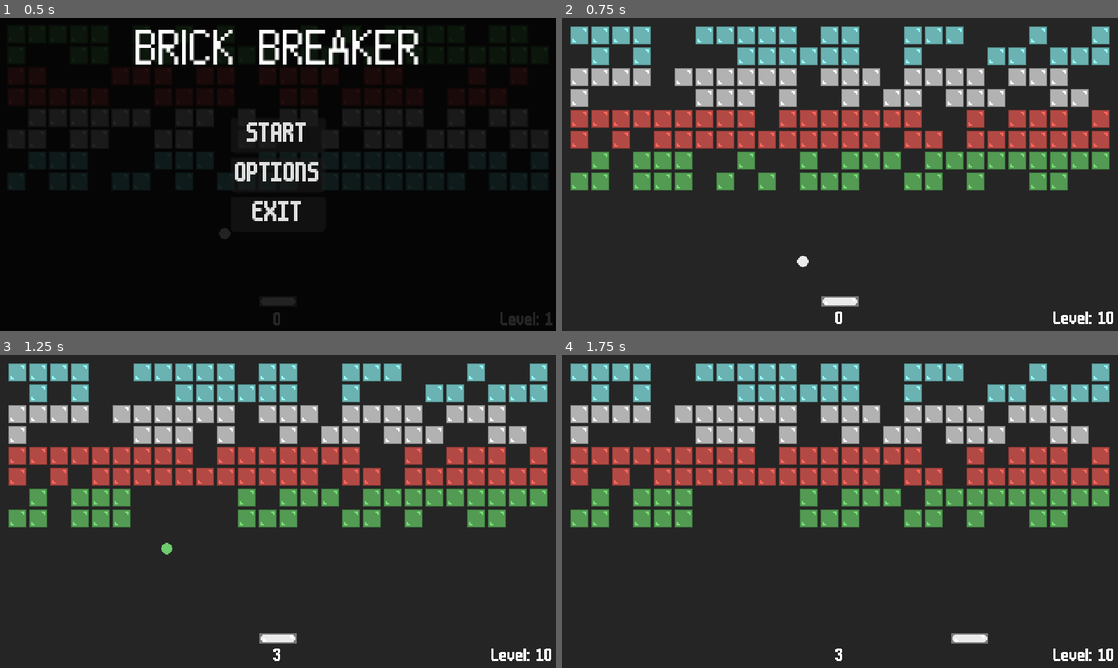
Above: before the commit, frames 1-4 (two rows, left to right).
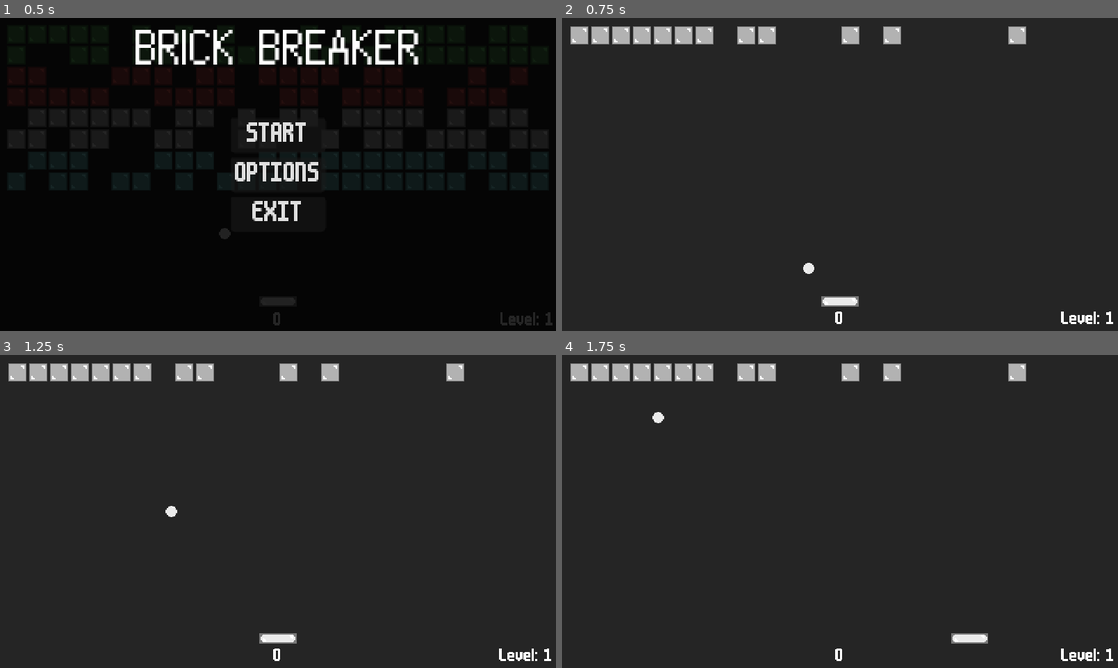
Above: after the commit, the same moments.

Repository: ConnorJWheatley/Brick-Breaker
Game: Godot game, scene res://scenes/main_game.tscn
Same seed, same stepped clock (60 frames per second), same inputs: the game is played once before the commit and once after it.
Inputs:
- Up to frame 1 (0.5 s): no input
- Up to frame 2 (0.75 s): click "START" at 0.5 s
- Up to frame 3 (1.25 s): no input
- Up to frame 4 (1.75 s): hold Right (ui_right) from 1.28 s (still down)

Frame 1 is identical in both runs. In frame 2, 27% of the frame differs, in the area x 1-100%, y 2-98%; in frame 3, 27%; in frame 4, 27%.

Commit message:
Adding sound effects and music to game. Prepping for a very early release.

Diff:
--- /dev/null
+++ b/default_bus_layout.tres
@@ -0,0 +1,15 @@
+[gd_resource type="AudioBusLayout" format=3 uid="uid://dfa8mi38idgrj"]
+
+[resource]
+bus/1/name = &"Music"
+bus/1/solo = false
+bus/1/mute = false
+bus/1/bypass_fx = false
+bus/1/volume_db = 0.0
+bus/1/send = &"Master"
+bus/2/name = &"SFX"
+bus/2/solo = false
+bus/2/mute = false
+bus/2/bypass_fx = false
+bus/2/volume_db = 0.0
+bus/2/send = &"Master"
--- a/project.godot
+++ b/project.godot
@@ -14,6 +14,10 @@
 run/main_scene="uid://c5ye4vfb86ila"
 config/features=PackedStringArray("4.6", "Forward Plus")
 config/icon="res://icon.svg"
+
+[audio]
+
+buses/default_bus_layout="uid://dfa8mi38idgrj"
 
 [autoload]
 
--- a/scenes/UI/main_menu.tscn
+++ b/scenes/UI/main_menu.tscn
@@ -5,7 +5,7 @@
 [ext_resource type="FontFile" uid="uid://hljveqphpcks" path="res://fonts/Pix32.ttf" id="2_tfcbk"]
 [ext_resource type="FontFile" uid="uid://chej3b54ptl4c" path="res://fonts/m6x11.ttf" id="3_e2p27"]
 [ext_resource type="Theme" uid="uid://2xm18xnv4ym4" path="res://themes/base_ui_theme.tres" id="4_e2p27"]
-[ext_resource type="AudioStream" uid="uid://d4l6rdp16mn73" path="res://sfx/Confirm 1.wav" id="6_ngj32"]
+[ext_resource type="AudioStream" uid="uid://d4l6rdp16mn73" path="res://audio/sfx/Confirm 1.wav" id="6_ngj32"]
 
 [node name="MainMenu" type="Control" unique_id=790724659]
 layout_mode = 3
--- a/scenes/UI/options_menu.tscn
+++ b/scenes/UI/options_menu.tscn
@@ -3,8 +3,8 @@
 [ext_resource type="Script" uid="uid://x1rql8hfdb6r" path="res://scripts/options_menu.gd" id="1_ijpji"]
 [ext_resource type="Theme" uid="uid://2xm18xnv4ym4" path="res://themes/base_ui_theme.tres" id="1_qgort"]
 [ext_resource type="FontFile" uid="uid://chej3b54ptl4c" path="res://fonts/m6x11.ttf" id="2_hm4m4"]
-[ext_resource type="AudioStream" uid="uid://d4l6rdp16mn73" path="res://sfx/Confirm 1.wav" id="4_6mmsa"]
-[ext_resource type="AudioStream" uid="uid://mpc2ir13vqc4" path="res://sfx/Cancel 1.wav" id="5_5tpni"]
+[ext_resource type="AudioStream" uid="uid://d4l6rdp16mn73" path="res://audio/sfx/Confirm 1.wav" id="4_6mmsa"]
+[ext_resource type="AudioStream" uid="uid://mpc2ir13vqc4" path="res://audio/sfx/Cancel 1.wav" id="5_5tpni"]
 
 [node name="OptionsMenu" type="Control" unique_id=147815465]
 layout_mode = 3
--- a/scenes/UI/pause_menu.tscn
+++ b/scenes/UI/pause_menu.tscn
@@ -3,7 +3,7 @@
 [ext_resource type="Theme" uid="uid://2xm18xnv4ym4" path="res://themes/base_ui_theme.tres" id="1_mko1u"]
 [ext_resource type="Script" uid="uid://dd078gdu5nbbo" path="res://scripts/pause_menu.gd" id="1_myx47"]
 [ext_resource type="FontFile" uid="uid://chej3b54ptl4c" path="res://fonts/m6x11.ttf" id="2_kukqi"]
-[ext_resource type="AudioStream" uid="uid://d4l6rdp16mn73" path="res://sfx/Confirm 1.wav" id="4_feath"]
+[ext_resource type="AudioStream" uid="uid://d4l6rdp16mn73" path="res://audio/sfx/Confirm 1.wav" id="4_feath"]
 
 [node name="PauseMenu" type="Control" unique_id=751797415]
 process_mode = 3
--- a/scenes/UI/ui_manager.tscn
+++ b/scenes/UI/ui_manager.tscn
@@ -4,7 +4,7 @@
 [ext_resource type="PackedScene" uid="uid://bngdvrrwc706" path="res://scenes/UI/pause_menu.tscn" id="1_iku3t"]
 [ext_resource type="PackedScene" uid="uid://cx7ptwtj0phjr" path="res://scenes/UI/main_menu.tscn" id="1_xyqvb"]
 [ext_resource type="PackedScene" uid="uid://dootxuic6c08o" path="res://scenes/UI/options_menu.tscn" id="2_reske"]
-[ext_resource type="AudioStream" uid="uid://bce72hf335rdc" path="res://sfx/Select 1.wav" id="5_s0kab"]
+[ext_resource type="AudioStream" uid="uid://bce72hf335rdc" path="res://audio/sfx/Select 1.wav" id="5_s0kab"]
 
 [node name="UIManager" type="CanvasLayer" unique_id=1097562864]
 process_mode = 3
--- /dev/null
+++ b/scenes/audio_manager.tscn
@@ -0,0 +1,6 @@
+[gd_scene format=3 uid="uid://c15ymvtgccstd"]
+
+[ext_resource type="Script" uid="uid://b64nh8atanho4" path="res://scripts/audio_manager.gd" id="1_8qd8g"]
+
+[node name="AudioManager" type="Node2D" unique_id=642050387]
+script = ExtResource("1_8qd8g")
--- a/scenes/ball.tscn
+++ b/scenes/ball.tscn
@@ -2,7 +2,7 @@
 
 [ext_resource type="Script" uid="uid://dc0leb1m5wt77" path="res://scripts/ball.gd" id="1_cxlvu"]
 [ext_resource type="Texture2D" uid="uid://7eq420ybp1xf" path="res://sprites/new_ball.png" id="2_cxlvu"]
-[ext_resource type="AudioStream" uid="uid://bv005lr836bn6" path="res://sfx/Hit damage 1.wav" id="3_f7cbr"]
+[ext_resource type="AudioStream" uid="uid://bv005lr836bn6" path="res://audio/sfx/Hit damage 1.wav" id="3_f7cbr"]
 
 [sub_resource type="CircleShape2D" id="CircleShape2D_4dx81"]
 radius = 5.0
@@ -23,4 +23,4 @@
 
 [node name="AudioStreamPlayer2D" type="AudioStreamPlayer2D" parent="." unique_id=1435112596]
 stream = ExtResource("3_f7cbr")
-volume_db = -15.0
+volume_db = -8.0
--- a/scenes/main_game.tscn
+++ b/scenes/main_game.tscn
@@ -5,6 +5,7 @@
 [ext_resource type="PackedScene" uid="uid://djwhkbbgpo7qi" path="res://scenes/ball.tscn" id="2_w7c3h"]
 [ext_resource type="Texture2D" uid="uid://dn4qxcn23bpgi" path="res://sprites/background.png" id="4_mx8sn"]
 [ext_resource type="PackedScene" uid="uid://clk0njyypo7mf" path="res://scenes/UI/ui_manager.tscn" id="5_ipu61"]
+[ext_resource type="AudioStream" uid="uid://brnbssseuo1m7" path="res://audio/music/main_theme.mp3" id="6_ygxny"]
 
 [sub_resource type="RectangleShape2D" id="RectangleShape2D_w7c3h"]
 size = Vector2(8, 274)
@@ -62,4 +63,9 @@
 
 [node name="UIManager" parent="." unique_id=1097562864 instance=ExtResource("5_ipu61")]
 
+[node name="MainTheme" type="AudioStreamPlayer2D" parent="." unique_id=164248746]
+stream = ExtResource("6_ygxny")
+volume_db = -8.0
+autoplay = true
+
 [connection signal="body_entered" from="DeathZone" to="Ball" method="_on_death_zone_body_entered"]
--- /dev/null
+++ b/scripts/audio_manager.gd
@@ -0,0 +1,11 @@
+extends Node2D
+
+
+# Called when the node enters the scene tree for the first time.
+func _ready() -> void:
+	pass # Replace with function body.
+
+
+# Called every frame. 'delta' is the elapsed time since the previous frame.
+func _process(delta: float) -> void:
+	pass
--- a/scripts/game_manager.gd
+++ b/scripts/game_manager.gd
@@ -1,7 +1,7 @@
 extends CanvasLayer
 
 var score: int = 0
-var level: int = 10
+var level: int = 1
 
 @onready var score_label: Label = $MarginContainer/ScoreLabel
 @onready var level_label: Label = $MarginContainer/LevelLabel
--- a/scripts/main_game.gd
+++ b/scripts/main_game.gd
@@ -7,6 +7,7 @@
 @onready var ball: Ball = $Ball
 @onready var bricks: Node2D = $Bricks
 @onready var ui_manager: UIManager = $UIManager
+@onready var main_theme: AudioStreamPlayer2D = $MainTheme
 
 const PADDLE_POS = Vector2(240, 240)
 
@@ -16,6 +17,7 @@
 
 # Called when the node enters the scene tree for the first time.
 func _ready() -> void:
+	main_theme.play()
 	setup_level()
 	ball.game_over.connect(_on_game_over)
 	connect_to_signals()
Not shown, added: audio/music/main_theme.mp3.import
Not shown, changed: audio/sfx/Block Break 1.wav.import
Not shown, changed: audio/sfx/Cancel 1.wav.import
Not shown, changed: audio/sfx/Confirm 1.wav.import
Not shown, added: audio/sfx/Hit damage 1.wav.import
Not shown, changed: audio/sfx/Select 1.wav.import
Not shown, changed: audio/sfx/Text 1.wav.import
Not shown, added: export_presets.cfg
Binary file added: game_icon.png
Not shown, added: game_icon.png.import
Not shown, added: scripts/audio_manager.gd.uid
Not shown, removed: sfx/Cancel 1.wav.import
(and 7 more such lines)
